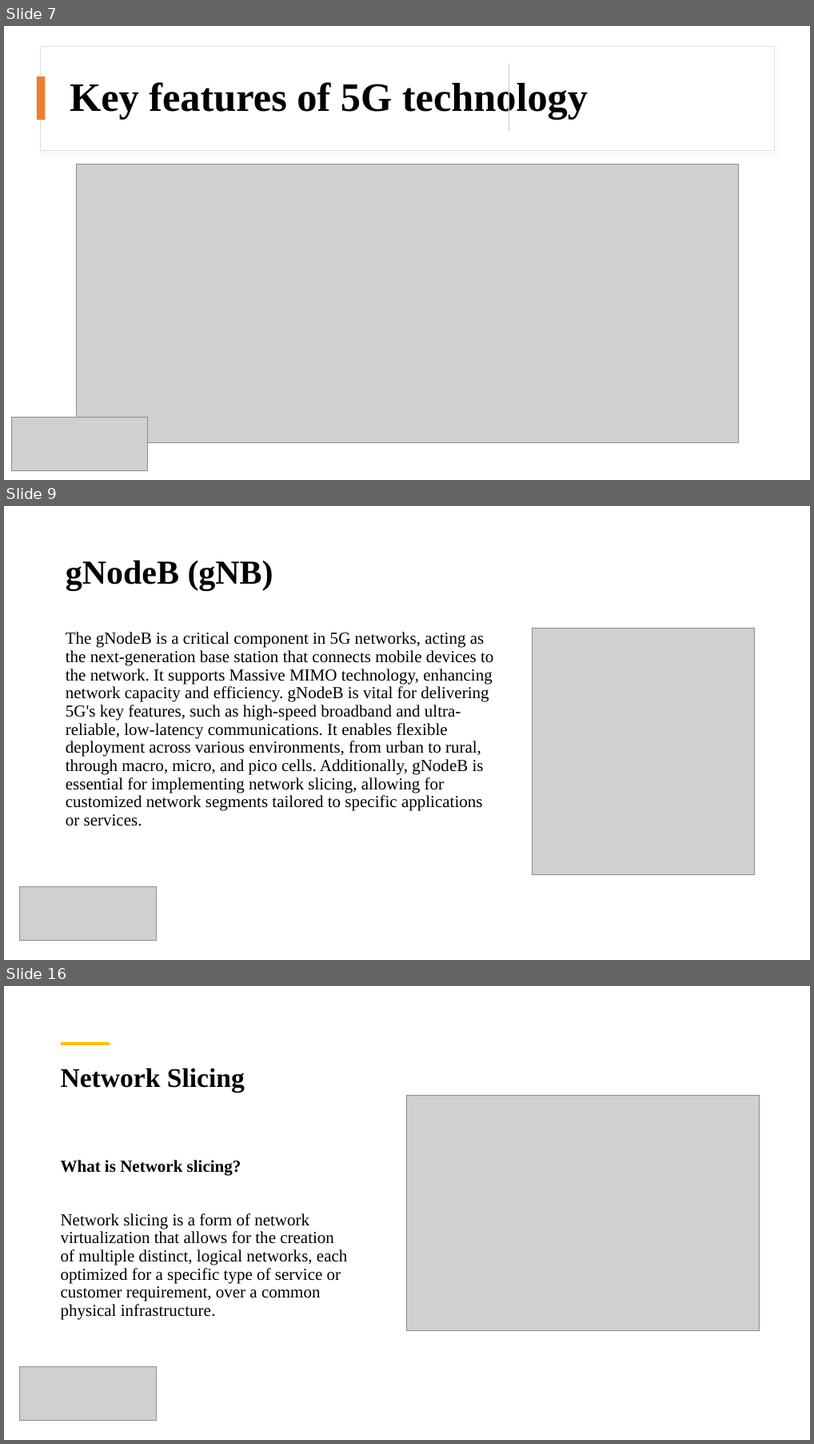
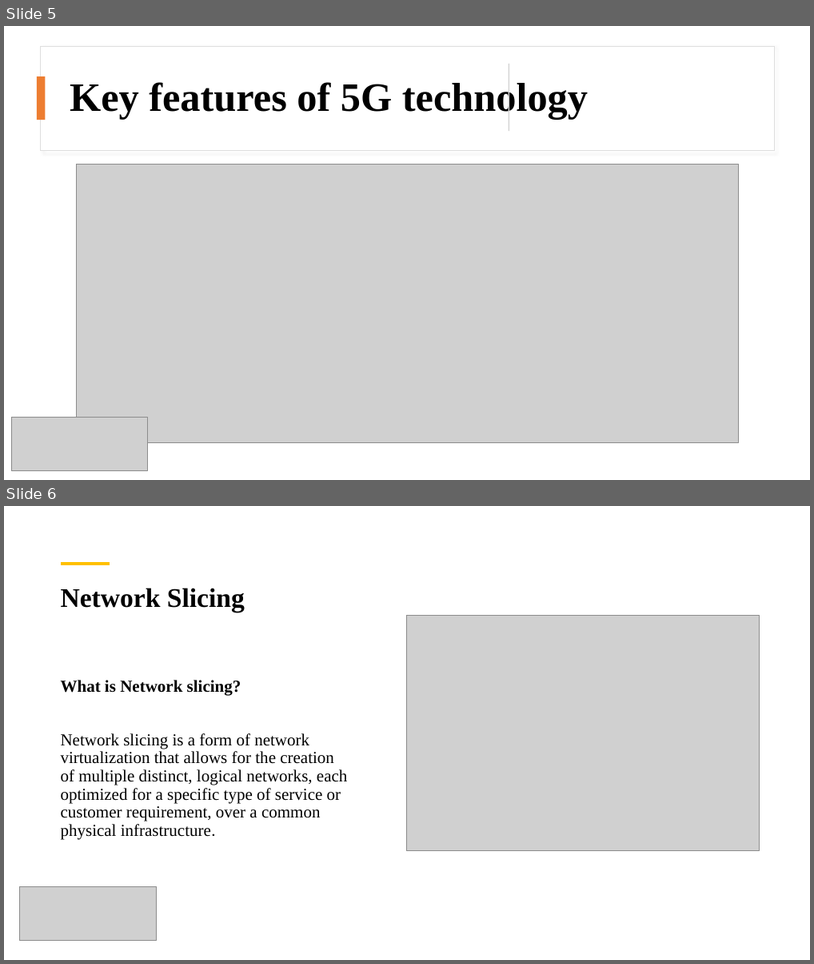
Before and after one commit to kushalprakash6/Standalone-5G-netowrk-simulation, a slide deck: Presentation/Presentation team_entropy.pptx. Shown one above the other, each under a label of ours: slides 7, 9 and 16 before the commit, slides 5 and 6 after it; the slides between them are not shown. The pictures are 814x1444 and 814x964 pixels, drawn with LibreOffice and Linux fonts; fonts in the diff are those of the drawing; grey boxes stand for pictures. Boxes give left, top, right and bottom in pixels: in the first picture for what was removed or moved away, otherwise in the second. Text is boxed around its words. In the diff, an @@ line names an element or a change of style, - is before the commit and + after.

Commit message:
Updated Network architecture in Presentation

```diff
--- a/Presentation/Presentation team_entropy.pptx
+++ b/Presentation/Presentation team_entropy.pptx
@@ slide 9 removed at (4,506,810,960), background #FFFFFF @@
@@ title removed at (66,560,274,590) @@
-gNodeB (gNB)
@@ text removed at (66,632,494,826) @@
-The gNodeB is a critical component in 5G networks, acting as the next-generation base station that connects mobile devices to the network. It supports Massive MIMO technology, enhancing network capacity and efficiency. gNodeB is vital for delivering 5G's key features, such as high-speed broadband and ultra-reliable, low-latency communications. It enables flexible deployment across various environments, from urban to rural, through macro, micro, and pico cells. Additionally, gNodeB is essential for implementing network slicing, allowing for customized network segments tailored to specific applications or services.
@@ picture removed at (533,628,755,875) @@
@@ picture removed at (20,887,157,940) @@
@@ what was slide 7 is now slide 5 @@
@@ what was slide 16 is now slide 6 @@
```
Also in this commit, not shown: 4 slides changed, 1 slide added, 16 other slides removed.
